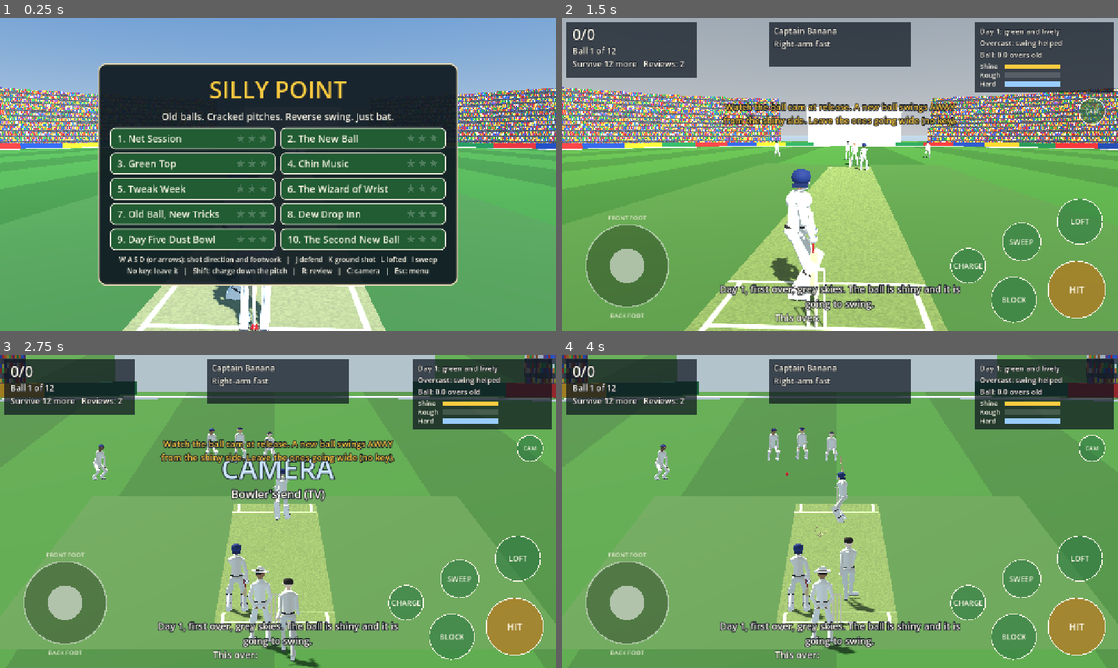
Above: before the commit, frames 1-4 (two rows, left to right).
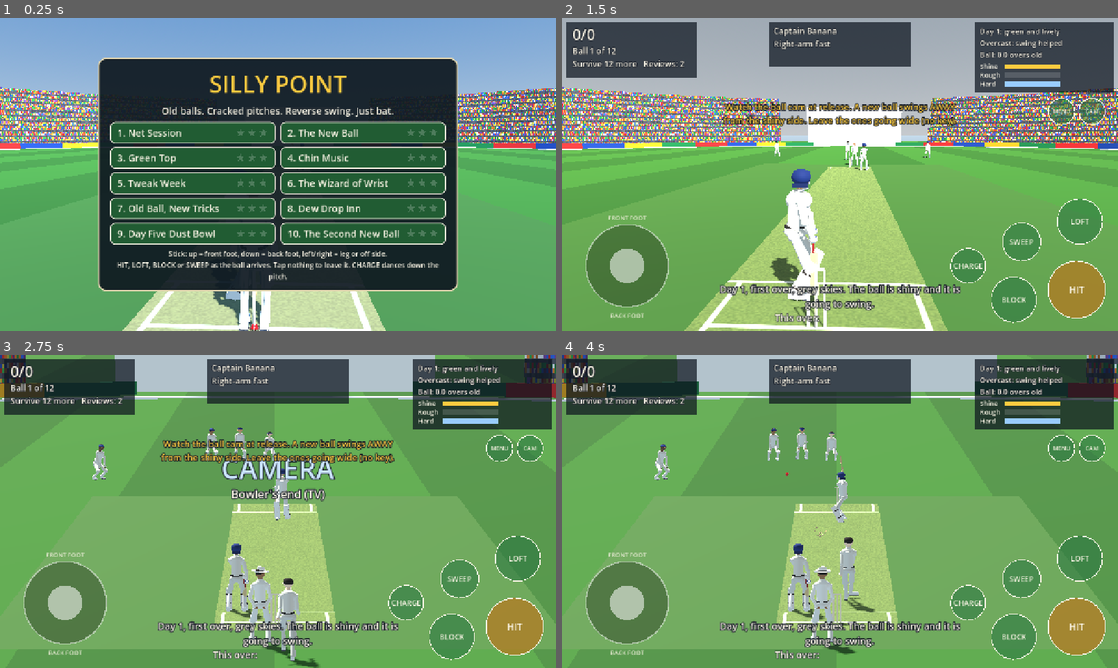
Above: after the commit, the same moments.

Repository: ahab94/silly-point
Game: Godot game, scene res://scenes/main.tscn
Same seed, same stepped clock (60 frames per second), same inputs: the game is played once before the commit and once after it.
Inputs (mouse positions are in pixels of both pictures, inside the frame that each line leads up to):
- Up to frame 1 (0.25 s): no input
- Up to frame 2 (1.5 s): click "2. The New Ball" at 0.5 s; click "Bat! (Enter)" at 1.25 s
- Up to frame 3 (2.75 s): tap Enter (confirm) at 2 s; move the mouse to (400, 495) at 2.02 s; hold D (dir_right) from 2.03 s (still down); hold C (camera) from 2.03 s (still down); click (400, 495) at 2.17 s; tap Space at 2.27 s; tap Shift (dance) at 2.3 s
- Up to frame 4 (4 s): release D (dir_right) at 2.75 s; release C (camera) at 2.75 s; drag from (728, 527) to (812, 574) at 2.77 s; move the mouse to (895, 442) at 3.52 s; hold D (dir_right) from 3.53 s (still down); hold R (review) from 3.53 s (still down); tap K (shot_attack) at 3.8 s

The runs differ from the first frame. In frame 1, 23% of the frame differs, in the area x 17-83%, y 12-88%; in frame 2, 0.3%; in frame 3, 0.3%; in frame 4, 0.3%.

Commit message:
v0.1.3: phone-ready layout (portrait and landscape), touch MENU button, lighter rendering on phones
Co-Authored-By: Claude Opus 5.5 <noreply@anthropic.com>

Diff:
--- a/project.godot
+++ b/project.godot
@@ -5,7 +5,7 @@
 config/name="Silly Point"
 run/main_scene="res://scenes/main.tscn"
 config/features=PackedStringArray("4.7")
-config/version="0.1.2"
+config/version="0.1.3"
 config/icon="res://icon.svg"
 boot_splash/bg_color=Color(0.47, 0.69, 0.86, 1)
 boot_splash/show_image=false
--- a/scripts/game.gd
+++ b/scripts/game.gd
@@ -100,12 +100,20 @@
 var _sim_time := 0.0
 var _bot := false
 var _rookie_rng := RandomNumberGenerator.new()
+var _low_power := false
 
 
 func _ready() -> void:
 	_setup_input()
 	_parse_flags()
 	_load_progress()
+	# Phones: a lighter renderer, and a layout size that matches the screen's
+	# shape so text and buttons stay big enough to read and tap.
+	if OS.has_feature("web_android") or OS.has_feature("web_ios") or OS.has_feature("mobile"):
+		get_viewport().msaa_3d = Viewport.MSAA_DISABLED
+		_low_power = true
+	get_window().size_changed.connect(_fit_layout)
+	_fit_layout()
 	camera = Camera3D.new()
 	camera.fov = 50.0
 	camera.current = true
@@ -137,6 +145,17 @@
 
 
 # ---------------------------------------------------------------- setup
+
+## Portrait screens get a 720x1280 layout, landscape ones 1280x720
+## (stretch aspect "expand" grows whichever side is longer).
+func _fit_layout() -> void:
+	var ws := get_window().size
+	var want := Vector2i(720, 1280) if ws.y > ws.x else Vector2i(1280, 720)
+	if get_window().content_scale_size != want:
+		get_window().content_scale_size = want
+	if camera and phase in [Phase.PRE, Phase.RUNUP, Phase.MENU, Phase.INTRO, Phase.BETWEEN, Phase.END]:
+		_set_bat_cam()
+
 
 func _setup_input() -> void:
 	var keys := {
--- a/scripts/hud.gd
+++ b/scripts/hud.gd
@@ -45,6 +45,7 @@
 var _menu: PanelContainer
 var _menu_grid: GridContainer
 var _touch: Control
+var _help: Label
 
 var _cond_data := {}
 var _ballcam := {}
@@ -248,7 +249,9 @@
 		if _cond_data.rev:
 			draw_string(get_theme_default_font(), Vector2(x0 + 200, y0 + 14), "REVERSING", HORIZONTAL_ALIGNMENT_LEFT, -1, 16, ORANGE)
 	if _ballcam_t > 0.0 and not _ballcam.is_empty():
-		_draw_ball_cam(Vector2(90.0, 240.0), 52.0)   # left side, clear of the batter and slips
+		# Left side, clear of the batter and slips (right side on tall screens,
+		# where the bowler panel sits under the scoreboard).
+		_draw_ball_cam(Vector2(90.0, 330.0) if size.y > size.x else Vector2(90.0, 240.0), 52.0)
 	if _timing_t > 0.0:
 		_draw_timing(Vector2(s.x * 0.5, s.y - 150.0))
 	if _snick_t > 0.0 and _snick >= 0.0:
@@ -509,19 +512,26 @@
 	sub.horizontal_alignment = HORIZONTAL_ALIGNMENT_CENTER
 	v.add_child(sub)
 	_menu_grid = GridContainer.new()
-	_menu_grid.columns = 2
+	_menu_grid.size_flags_horizontal = Control.SIZE_SHRINK_CENTER
+	_menu_grid.columns = 2     # 1 on tall screens (see _layout)
 	_menu_grid.add_theme_constant_override("h_separation", 12)
 	_menu_grid.add_theme_constant_override("v_separation", 8)
 	v.add_child(_menu_grid)
-	var help := Label.new()
-	help.text = "W A S D (or arrows): shot direction and footwork   |   J defend   K ground shot   L lofted   I sweep\nNo key: leave it   |   Shift: charge down the pitch   |   R: review   |   C: camera   |   Esc: menu"
-	help.add_theme_font_size_override("font_size", 16)
-	help.horizontal_alignment = HORIZONTAL_ALIGNMENT_CENTER
-	v.add_child(help)
+	_help = Label.new()
+	_help.add_theme_font_size_override("font_size", 16)
+	_help.horizontal_alignment = HORIZONTAL_ALIGNMENT_CENTER
+	_help.autowrap_mode = TextServer.AUTOWRAP_WORD_SMART
+	_help.custom_minimum_size = Vector2(620, 0)
+	v.add_child(_help)
 	_menu.visible = false
 
 
+const HELP_KEYS := "W A S D (or arrows): shot direction and footwork  |  J defend  K ground shot  L lofted  I sweep\nNo key: leave it  |  Shift: charge down the pitch  |  R: review  |  C: camera  |  Esc: menu"
+const HELP_TOUCH := "Stick: up = front foot, down = back foot, left/right = leg or off side.\nHIT, LOFT, BLOCK or SWEEP as the ball arrives. Tap nothing to leave it. CHARGE dances down the pitch."
+
+
 func show_menu(levels: Array, best: Dictionary) -> void:
+	_help.text = HELP_TOUCH if show_touch else HELP_KEYS
 	for ch in _menu_grid.get_children():
 		ch.queue_free()
 	_menu_stars = best
@@ -554,8 +564,9 @@
 	"shot_attack": [66.0, Vector2(-95, -95)], "shot_defend": [52.0, Vector2(-240, -72)],
 	"shot_loft": [52.0, Vector2(-88, -252)], "shot_sweep": [44.0, Vector2(-222, -205)],
 	"dance": [40.0, Vector2(-345, -150)], "camera": [30.0, Vector2(-60, 215)],
+	"menu": [30.0, Vector2(-130, 215)],
 }
-const TOUCH_SHOTS := [["shot_defend", "BLOCK"], ["shot_attack", "HIT"], ["shot_loft", "LOFT"], ["shot_sweep", "SWEEP"], ["dance", "CHARGE"], ["camera", "CAM"]]
+const TOUCH_SHOTS := [["shot_defend", "BLOCK"], ["shot_attack", "HIT"], ["shot_loft", "LOFT"], ["shot_sweep", "SWEEP"], ["dance", "CHARGE"], ["camera", "CAM"], ["menu", "MENU"]]
 var _stick_center := Vector2.ZERO
 var _stick_touch := -1
 var _stick_vec := Vector2.ZERO
@@ -638,6 +649,8 @@
 ## Bottom-left normally; top-centre on touch screens, where the stick lives
 ## in the bottom-left corner.
 func _bowler_rect() -> Rect2:
+	if size.y > size.x:
+		return Rect2(10.0, 145.0, 300.0, 102.0)     # tall screen: under the scoreboard
 	if show_touch:
 		return Rect2(size.x * 0.5 - 165.0, 10.0, 330.0, 102.0)
 	return Rect2(10.0, size.y - 112.0, 330.0, 102.0)
@@ -652,10 +665,16 @@
 	if _menu == null or _touch == null:
 		return
 	var s := size
+	var cols := 1 if s.y > s.x else 2
+	if _menu_grid.columns != cols:
+		_menu_grid.columns = cols
+		_layout.call_deferred()     # containers resize next frame; centre again then
 	_score.position = Vector2(24, 14)
 	_goal.position = Vector2(24, 62)
 	_goal.size.x = 280
 	_over_strip.position = Vector2(s.x * 0.5 - 150, s.y - 46)
+	if show_touch and s.y > s.x:
+		_over_strip.position = Vector2(30.0, s.y - 330.0)
 	_bowler.position = _bowler_rect().position + Vector2(12, 6)
 	_cond.position = Vector2(s.x - 318, 18)
 	_big.size = Vector2(s.x, 90)
@@ -664,7 +683,11 @@
 	_sub.position = Vector2(0, s.y * 0.3 + 86)
 	_comm.size = Vector2(clampf(s.x - 720.0, 300.0, 900.0), 40)
 	_comm.position = Vector2((s.x - _comm.size.x) * 0.5, s.y - 112)
-	_tip.size = Vector2(minf(s.x - 700, 640), 40)
+	if show_touch and s.y > s.x:
+		# Tall screen: the controls own the bottom, so commentary sits above them.
+		_comm.size.x = s.x - 60.0
+		_comm.position = Vector2(30.0, s.y - 400.0)
+	_tip.size = Vector2(clampf(s.x - 700, 300, 640), 40)
 	_tip.position = Vector2((s.x - _tip.size.x) * 0.5, 190)
 	for p in [_card, _menu, _review]:
 		p.reset_size()
--- a/scripts/stadium.gd
+++ b/scripts/stadium.gd
@@ -86,7 +86,8 @@
 	sun.rotation_degrees = Vector3(-52.0, 28.0, 0.0)
 	sun.light_energy = 0.45 if night else 0.85
 	sun.light_color = Color(0.85, 0.88, 1.0) if night else Color(1.0, 0.97, 0.9)
-	sun.shadow_enabled = true
+	# Shadows are the costliest thing here; phones go without.
+	sun.shadow_enabled = not (OS.has_feature("web_android") or OS.has_feature("web_ios") or OS.has_feature("mobile"))
 	sun.directional_shadow_max_distance = 60.0
 	add_child(sun)
 
Not shown, changed: export_presets.cfg
Not shown, added: docs/releases/v0.1.3.md
